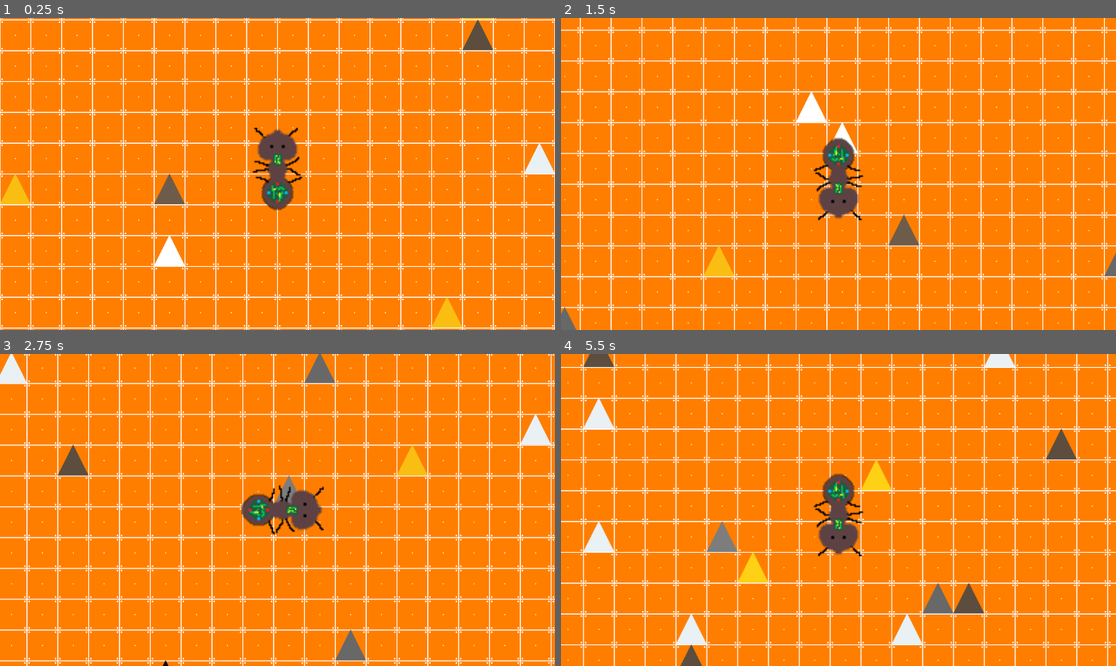
Above: before the commit, frames 1-4 (two rows, left to right).
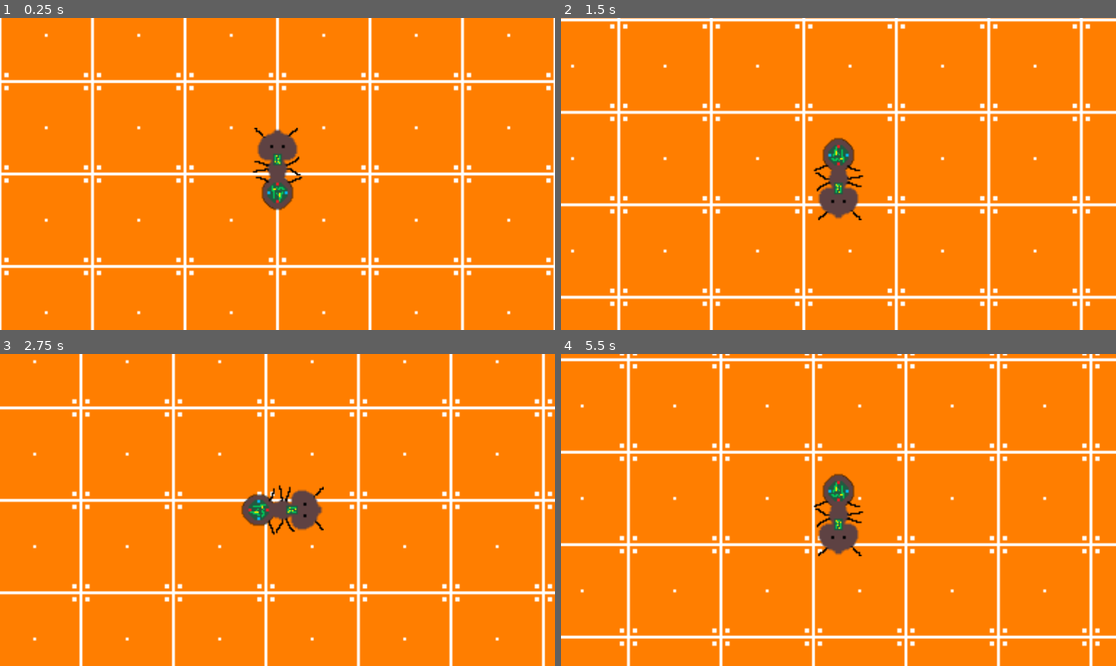
Above: after the commit, the same moments.

Repository: J5Casey/hive
Game: Godot game, scene res://scenes/main.tscn
Two runs of this game, one before a commit and one after it. Both use one fixed random seed, a clock stepped at 60 frames per second and the inputs below.
Inputs:
- Up to frame 1 (0.25 s): no input
- Up to frame 2 (1.5 s): tap Enter at 0.5 s; hold D (move_right) 0.53-1.28 s; hold Shift (run) 0.53-1.28 s; hold S (move_down) from 1.28 s (still down); tap Shift (run) at 1.35 s
- Up to frame 3 (2.75 s): release S (move_down) at 2.03 s; hold D (move_right) from 2.03 s (still down); hold Shift (run) from 2.03 s (still down)
- Up to frame 4 (5.5 s): release D (move_right) at 2.78 s; release Shift (run) at 2.78 s; hold W (move_up) 2.78-3.53 s; tap Shift (run) at 2.85, 4.35 s; hold Shift (run) 3.53-4.28 s; hold A (move_left) 3.53-5.03 s; hold S (move_down) from 5.03 s (still down); hold Shift (run) from 5.03 s (still down)

The runs differ from the first frame. In frame 1, 16% of the frame differs, in the area x 0-100%, y 0-100%; in frame 2, 23%; in frame 3, 22%; in frame 4, 23%.

Commit message:
Cleaned up some assets, added color highlighting for resources, changed player scale

Diff:
--- a/scenes/player.tscn
+++ b/scenes/player.tscn
@@ -26,7 +26,6 @@
 height = 46.0
 
 [node name="Player" type="CharacterBody2D"]
-scale = Vector2(3, 3)
 script = ExtResource("1_rwmaq")
 metadata/_edit_group_ = true
 
--- a/scenes/resource.tscn
+++ b/scenes/resource.tscn
@@ -3,7 +3,7 @@
 [ext_resource type="Script" path="res://scripts/resource.gd" id="1_npv8l"]
 
 [sub_resource type="CircleShape2D" id="CircleShape2D_672b0"]
-radius = 32.0
+radius = 64.0
 
 [node name="Resource" type="Area2D"]
 script = ExtResource("1_npv8l")
--- a/scenes/world.tscn
+++ b/scenes/world.tscn
@@ -1,7 +1,7 @@
 [gd_scene load_steps=6 format=3 uid="uid://bgj1dwv31fw3n"]
 
 [ext_resource type="Script" path="res://scripts/world_generator.gd" id="1_7yhe5"]
-[ext_resource type="Texture2D" uid="uid://cgv4hhqi3v3j3" path="res://assets/sprites/kenney_pattern-pack/devTile.png" id="2_rcpt7"]
+[ext_resource type="Texture2D" uid="uid://cgv4hhqi3v3j3" path="res://assets/sprites/devTile.png" id="2_rcpt7"]
 
 [sub_resource type="TileSetAtlasSource" id="TileSetAtlasSource_7s1x5"]
 texture = ExtResource("2_rcpt7")
--- a/scripts/player.gd
+++ b/scripts/player.gd
@@ -2,8 +2,8 @@
 
 @export var speed := 400.0
 @export var run_speed_multiplier := 2
-@export var min_zoom := 0.2
-@export var max_zoom := 1.0
+@export var min_zoom := 0.5
+@export var max_zoom := 3.0
 @export var zoom_speed := 5
 
 func _ready() -> void:
--- a/scripts/resource.gd
+++ b/scripts/resource.gd
@@ -31,21 +31,33 @@
 	# Add visual feedback when player is in range
 	match resource_type:
 		ResourceType.WOOD:
-			$Sprite2D.modulate = Color(1.2, 1.2, 1.2)
+			$Sprite2D.texture = load("res://assets/sprites/resources/wood_highlight.png")
 		ResourceType.COAL:
-			$Sprite2D.modulate = Color(10,10,10)
+			$Sprite2D.texture = load("res://assets/sprites/resources/coal_highlight.png")
 		ResourceType.STONE:
-			$Sprite2D.modulate = Color(1.2, 1.2, 1.2)
+			$Sprite2D.texture = load("res://assets/sprites/resources/stone_highlight.png")
 		ResourceType.IRON:
-			$Sprite2D.modulate = Color(2,2,2)
+			$Sprite2D.texture = load("res://assets/sprites/resources/iron_highlight.png")
 		ResourceType.GOLD:
-			$Sprite2D.modulate = Color(1.1, 1.1, 1.1)
+			$Sprite2D.texture = load("res://assets/sprites/resources/gold_highlight.png")
 		_:
 			$Sprite2D.modulate = Color(2, 2, 2)
 
 func unhighlight_resource():
 	# Remove visual feedback
-	$Sprite2D.modulate = Color(1, 1, 1)  # Reset to normal color
+	match resource_type:
+		ResourceType.WOOD:
+			$Sprite2D.texture = load("res://assets/sprites/resources/wood.png")
+		ResourceType.COAL:
+			$Sprite2D.texture = load("res://assets/sprites/resources/coal.png")
+		ResourceType.STONE:
+			$Sprite2D.texture = load("res://assets/sprites/resources/stone.png")
+		ResourceType.IRON:
+			$Sprite2D.texture = load("res://assets/sprites/resources/iron.png")
+		ResourceType.GOLD:
+			$Sprite2D.texture = load("res://assets/sprites/resources/gold.png")
+		_:
+			$Sprite2D.modulate = Color(2, 2, 2)
 
 func collect_resource():
 	# This function will be called when the player decides to collect the resource
--- a/scripts/world_generator.gd
+++ b/scripts/world_generator.gd
@@ -5,14 +5,11 @@
 
 const ResourceScene = preload("res://scenes/resource.tscn")
 
-var player_position := Vector2.ZERO
-
 func _ready() -> void:
 	SignalBus.player_position_changed.connect(_on_player_position_changed)
 	_on_player_position_changed(Vector2(0,0))
 
-func _on_player_position_changed(position: Vector2) -> void:
-	player_position = position
+func _on_player_position_changed(player_position: Vector2 = Vector2.ZERO) -> void:
 	var player_tile_position = player_position / tile_size
 	var start_x = round(player_tile_position.x - view_distance)
 	var end_x = round(player_tile_position.x + view_distance)
@@ -28,7 +25,7 @@
 				maybe_spawn_resource(tile_pos)
 
 func maybe_spawn_resource(tile_position: Vector2i) -> void:
-	if randf() < 0.05: #chance to spawn
+	if randf() < 0.005: #chance to spawn
 		var resource = ResourceScene.instantiate()
 		var resource_types = resource.ResourceType.values()
 		var random_type = resource_types[randi() % resource_types.size()]
Binary file removed: assets/sprites/Atomic Realm's Industrial Tileset - Free/0. Welcome.png
Not shown, removed: assets/sprites/Atomic Realm's Industrial Tileset - Free/0. Welcome.png.import
Not shown, removed: assets/sprites/Atomic Realm's Industrial Tileset - Free/1. Read Me.txt
Binary file removed: assets/sprites/Atomic Realm's Industrial Tileset - Free/2. How To ... Part 1.png
Binary file removed: assets/sprites/Atomic Realm's Industrial Tileset - Free/3. How To ... Part 2.png
Not shown, removed: assets/sprites/Atomic Realm's Industrial Tileset - Free/3. How To ... Part 2.png.import
Binary file removed: assets/sprites/Atomic Realm's Industrial Tileset - Free/4. License.png
Binary file removed: assets/sprites/Atomic Realm's Industrial Tileset - Free/5. Industrial Tileset - Free/0_Template_Tileset.png
Binary file removed: assets/sprites/Atomic Realm's Industrial Tileset - Free/5. Industrial Tileset - Free/1_Industrial_Tileset_1.png
Binary file removed: assets/sprites/Atomic Realm's Industrial Tileset - Free/5. Industrial Tileset - Free/2_Industrial_Tileset_1_Background.png
Not shown, removed: assets/sprites/Atomic Realm's Industrial Tileset - Free/5. Industrial Tileset - Free/2_Industrial_Tileset_1_Background.png.import
Binary file removed: assets/sprites/Atomic Realm's Industrial Tileset - Free/5. Industrial Tileset - Free/3_Far_Background_Tile.png
(and 54 more such lines)
